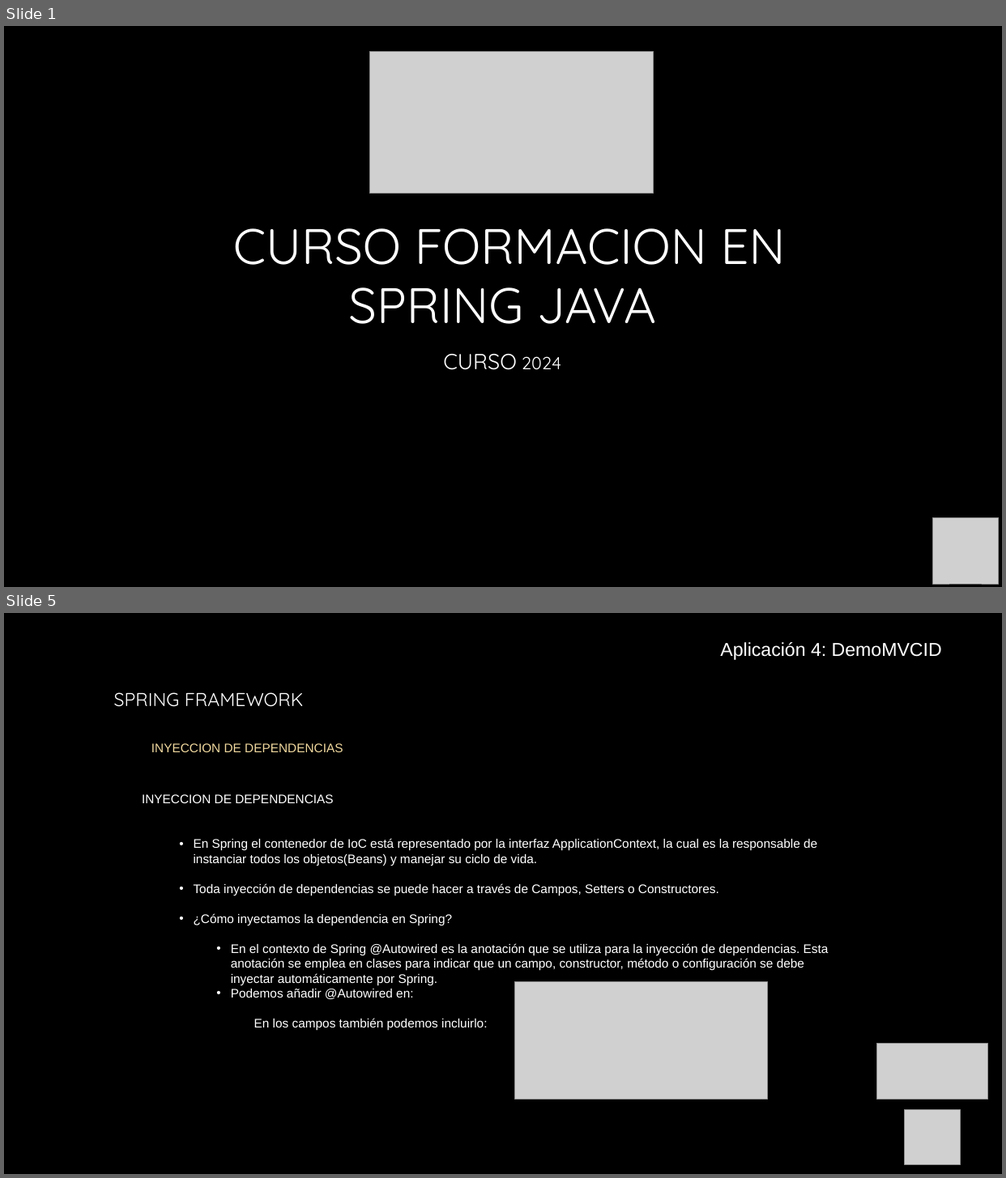
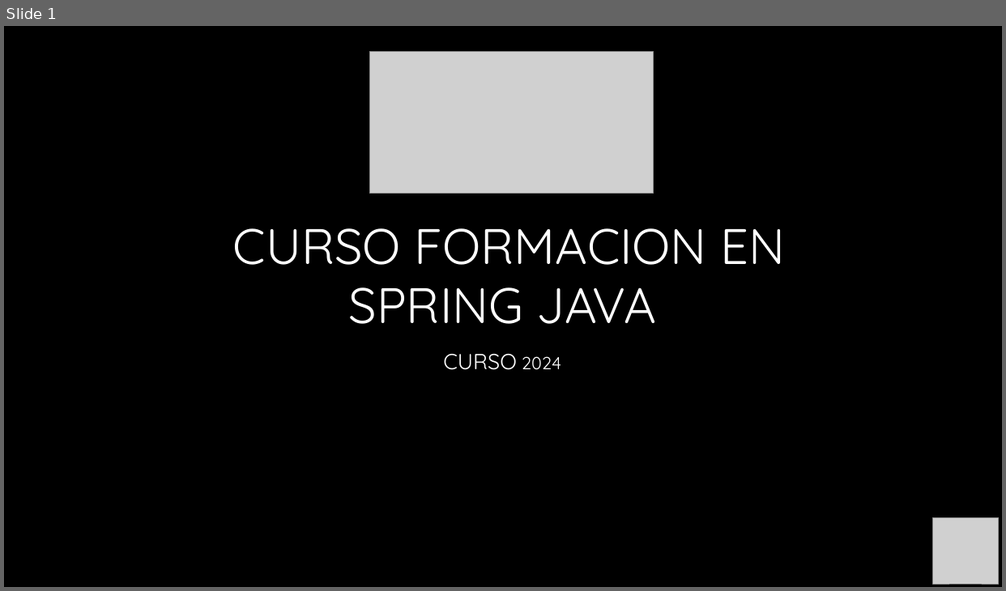
Before and after one commit to AntonioPardoRuiz/cursoSpring, a slide deck: Unidad 12- Spring Rest.pptx. Shown one above the other, each under a label of ours: slides 1 and 5 before the commit, slide 1 after it; the slides between them are not shown. The pictures are 1006x1178 and 1006x591 pixels, drawn with LibreOffice and Linux fonts; fonts in the diff are those of the drawing; grey boxes stand for pictures; background and template pictures are left out. Boxes give left, top, right and bottom in pixels: in the first picture for what was removed or moved away, otherwise in the second. Text is boxed around its words. In the diff, an @@ line names an element or a change of style, - is before the commit and + after.

Commit message:
Añadimos Spring Rest

```diff
--- a/Unidad 12- Spring Rest.pptx
+++ b/Unidad 12- Spring Rest.pptx
@@ slide 5 removed at [4,613,1002,1174], background picture (left out) @@
@@ text removed at [720,642,942,660] @@
-  Aplicación 4: DemoMVCID
@@ text removed at [114,692,343,752] @@
-SPRING FRAMEWORK
-  INYECCION DE DEPENDENCIAS
@@ text removed at [142,794,829,1031] @@
-  INYECCION DE DEPENDENCIAS
-    • En Spring el contenedor de IoC está representado por la interfaz ApplicationContext, la cual es la responsable de instanciar todos los objetos(Beans) y manejar su ciclo de vida.
-    • Toda inyección de dependencias se puede hacer a través de Campos, Setters o Constructores.
-    • ¿Cómo inyectamos la dependencia en Spring?
-      • En el contexto de Spring @Autowired es la anotación que se utiliza para la inyección de dependencias. Esta anotación se emplea en clases para indicar que un campo, constructor, método o configuración se debe inyectar automáticamente por Spring.
-      • Podemos añadir @Autowired en:
-      En los campos también podemos incluirlo:
@@ picture removed at [514,982,768,1099] @@
@@ picture removed at [877,1044,987,1100] @@
@@ picture removed at [905,1110,960,1165] @@
```
Also in this commit, not shown: 2 slides changed, 37 slides added, 27 other slides removed, 16 other files.
